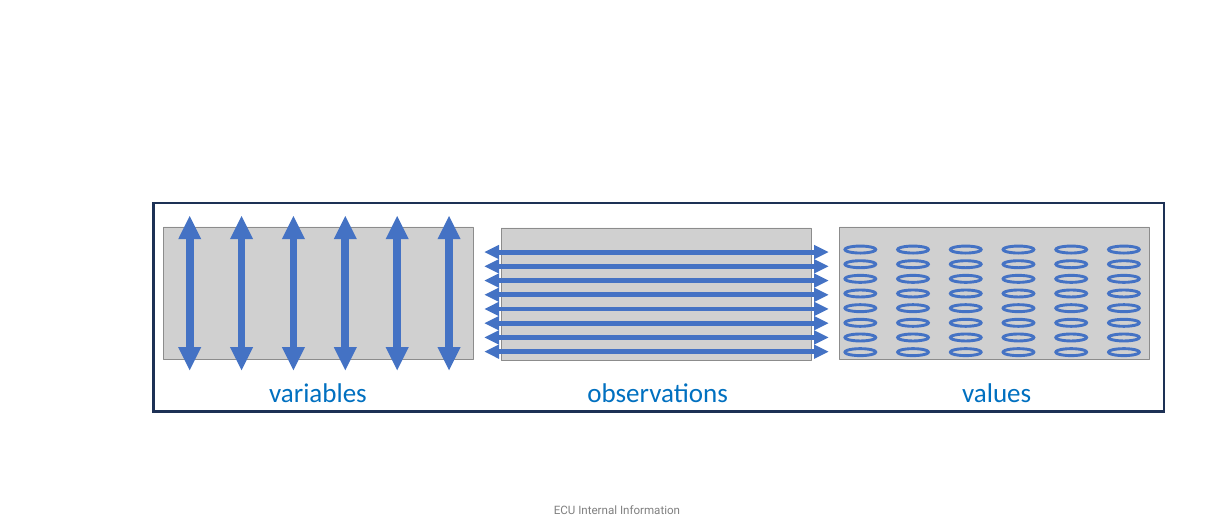
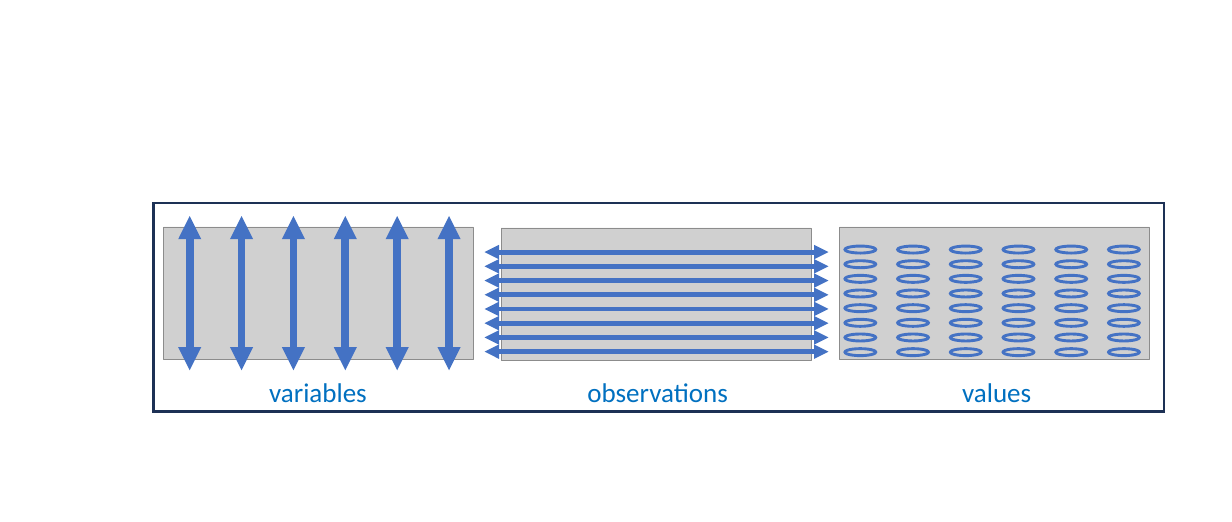
Before and after one commit to broadhurstdavid/TidyMet, a slide deck: slide 5 of res/tidyData.pptx. Drawn at 1232x522 pixels with LibreOffice and Linux fonts; fonts in the diff are those of the drawing; grey boxes stand for pictures. Boxes give left, top, right and bottom in pixels: in the first picture for what was removed or moved away, otherwise in the second. Text is boxed around its words. In the diff, an @@ line names an element or a change of style, - is before the commit and + after.

```diff
--- a/res/tidyData.pptx
+++ b/res/tidyData.pptx
@@ text removed at (554,505,680,514) @@
-ECU Internal Information
```
Also in this commit, not shown: 4 other slides changed, 1 other file.
